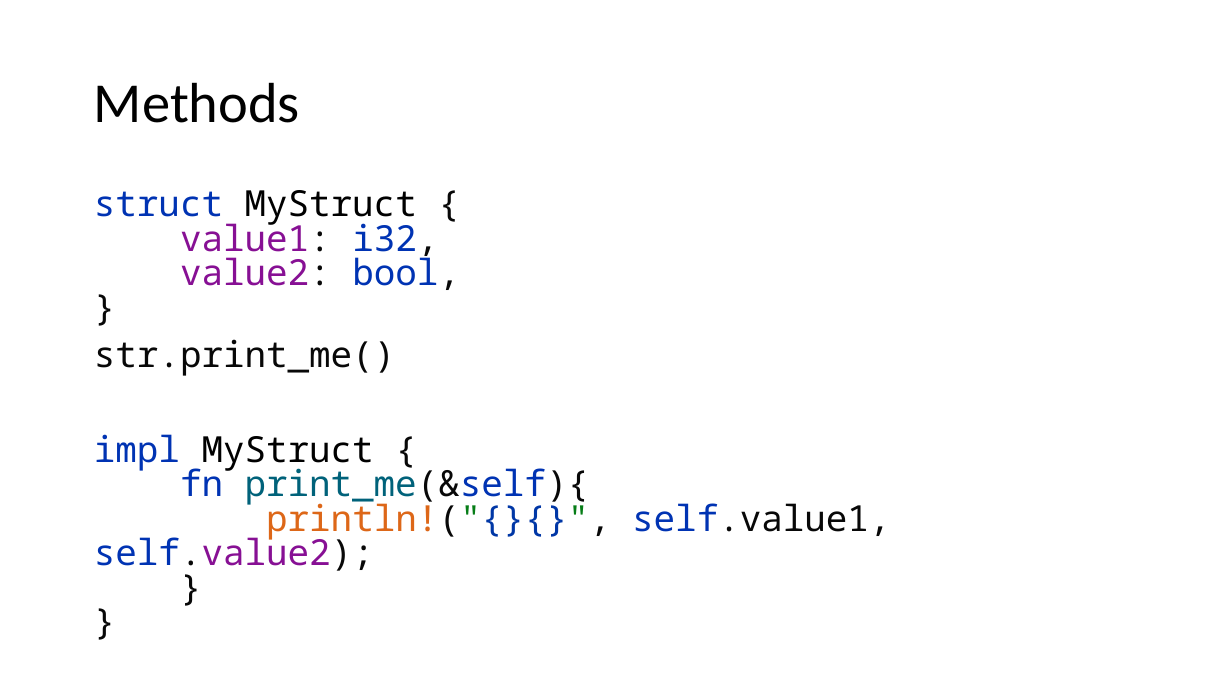
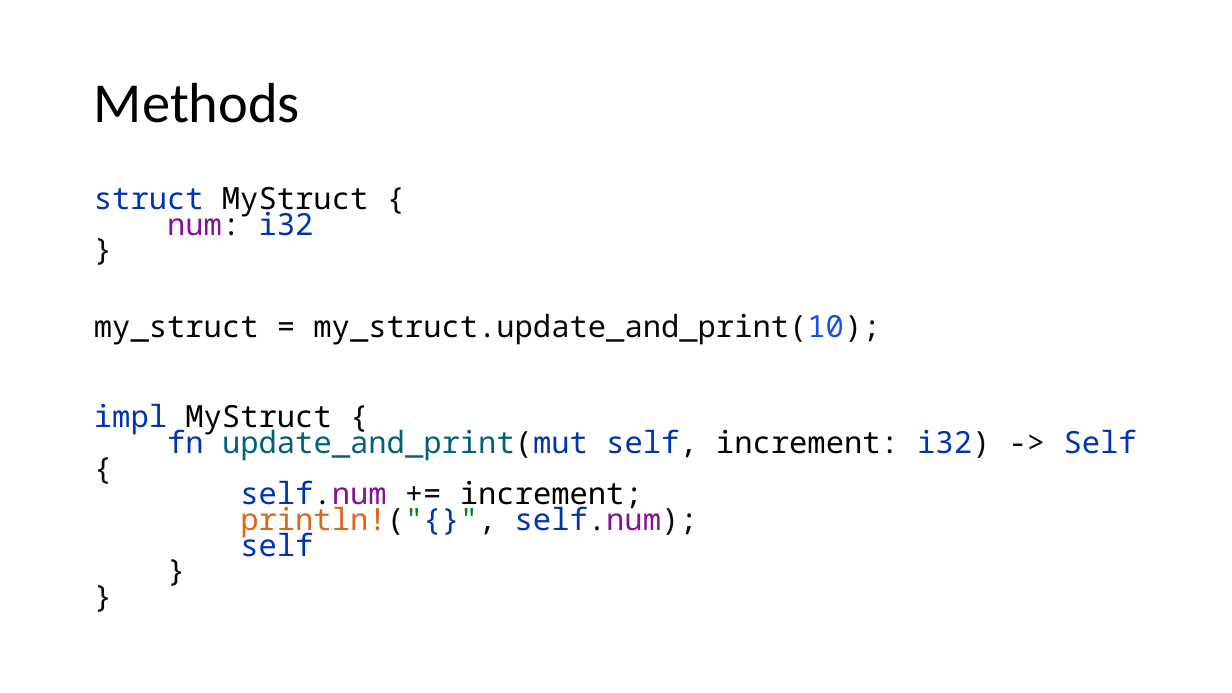
Before and after one commit to kugushev/course-rust-basics, a slide deck: slide 17 of pres/02-BuildingBlocks.pptx (slide 15 before the commit). Drawn at 1232x693 pixels with LibreOffice and Linux fonts; fonts in the diff are those of the drawing. Boxes give left, top, right and bottom in pixels: in the first picture for what was removed or moved away, otherwise in the second. Text is boxed around its words. In the diff, an @@ line names an element or a change of style, - is before the commit and + after.

```diff
--- a/pres/02-BuildingBlocks.pptx
+++ b/pres/02-BuildingBlocks.pptx
@@ text at [94,187,1137,557]: text changed; size 28 to 23.8 pt; text colour #080808 to #000000 @@
-struct MyStruct {
-value1: i32,
-value2: bool,
-}
-str.print_me()
-impl MyStruct {
-fn print_me(&self){
-println!("{}{}", self.value1, self.value2);
-}
-}
+struct MyStruct {
+num: i32
+}
+my_struct = my_struct.update_and_print(10);
+impl MyStruct {
+fn update_and_print(mut self, increment: i32) -> Self {
+self.num += increment;
+println!("{}", self.num);
+self
+}
+}
```
Also in this commit, not shown: 8 other slides changed, 16 slides added, 5 slides removed, 4 other files.
